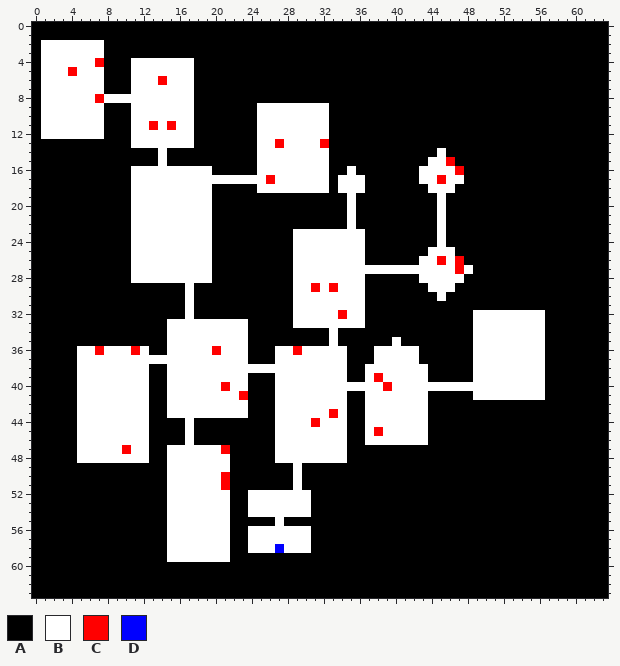
File history of a pixel-art sprite, Assets/DecoratedMap.png. The first picture shows the starting point.
The file is 64x64 pixels.
Palette (. is transparent): A #000000  B #ffffff  C #ff0000  D #0000ff
Pixels before (only the part around the change), first column x 0:
 0 AAAAAAAAAAAAAAAAAAAAAAAAAAAAAAAAAAAAAAAAAAAAAAAAAAAAAAAAAAAAAA
 1 AAAAAAAAAAAAAAAAAAAAAAAAAAAAAAAAAAAAAAAAAAAAAAAAAAAAAAAAAAAAAA
 2 ABBBBBBBAAAAAAAAAAAAAAAAAAAAAAAAAAAAAAAAAAAAAAAAAAAAAAAAAAAAAA
 3 ABBBBBBBAAAAAAAAAAAAAAAAAAAAAAAAAAAAAAAAAAAAAAAAAAAAAAAAAAAAAA
 4 ABBBBBBCAAABBBBBBBAAAAAAAAAAAAAAAAAAAAAAAAAAAAAAAAAAAAAAAAAAAA
 5 ABBBCBBBAAABBBBBBBAAAAAAAAAAAAAAAAAAAAAAAAAAAAAAAAAAAAAAAAAAAA
 6 ABBBBBBBAAABBBCBBBAAAAAAAAAAAAAAAAAAAAAAAAAAAAAAAAAAAAAAAAAAAA
 7 ABBBBBBBAAABBBBBBBAAAAAAAAAAAAAAAAAAAAAAAAAAAAAAAAAAAAAAAAAAAA
 8 ABBBBBBCBBBBBBBBBBAAAAAAAAAAAAAAAAAAAAAAAAAAAAAAAAAAAAAAAAAAAA
 9 ABBBBBBBAAABBBBBBBAAAAAAABBBBBBBBAAAAAAAAAAAAAAAAAAAAAAAAAAAAA
10 ABBBBBBBAAABBBBBBBAAAAAAABBBBBBBBAAAAAAAAAAAAAAAAAAAAAAAAAAAAA
11 ABBBBBBBAAABBCBCBBAAAAAAABBBBBBBBAAAAAAAAAAAAAAAAAAAAAAAAAAAAA
12 ABBBBBBBAAABBBBBBBAAAAAAABBBBBBBBAAAAAAAAAAAAAAAAAAAAAAAAAAAAA
13 AAAAAAAAAAABBBBBBBAAAAAAABBCBBBBCAAAAAAAAAAAAAAAAAAAAAAAAAAAAA
14 AAAAAAAAAAAAAABAAAAAAAAAABBBBBBBBAAAAAAAAAAAABAAAAAAAAAAAAAAAA
15 AAAAAAAAAAAAAABAAAAAAAAAABBBBBBBBAAAAAAAAAAABBCAAAAAAAAAAAAAAA
16 AAAAAAAAAAABBBBBBBBBAAAAABBBBBBBBAABAAAAAAABBBBCAAAAAAAAAAAAAA
17 AAAAAAAAAAABBBBBBBBBBBBBBBCBBBBBBABBBAAAAAABBCBBAAAAAAAAAAAAAA
18 AAAAAAAAAAABBBBBBBBBAAAAABBBBBBBBABBBAAAAAAABBBAAAAAAAAAAAAAAA
19 AAAAAAAAAAABBBBBBBBBAAAAAAAAAAAAAAABAAAAAAAAABAAAAAAAAAAAAAAAA
20 AAAAAAAAAAABBBBBBBBBAAAAAAAAAAAAAAABAAAAAAAAABAAAAAAAAAAAAAAAA
21 AAAAAAAAAAABBBBBBBBBAAAAAAAAAAAAAAABAAAAAAAAABAAAAAAAAAAAAAAAA
22 AAAAAAAAAAABBBBBBBBBAAAAAAAAAAAAAAABAAAAAAAAABAAAAAAAAAAAAAAAA
23 AAAAAAAAAAABBBBBBBBBAAAAAAAAABBBBBBBBAAAAAAAABAAAAAAAAAAAAAAAA
24 AAAAAAAAAAABBBBBBBBBAAAAAAAAABBBBBBBBAAAAAAAABAAAAAAAAAAAAAAAA
25 AAAAAAAAAAABBBBBBBBBAAAAAAAAABBBBBBBBAAAAAAABBBAAAAAAAAAAAAAAA
26 AAAAAAAAAAABBBBBBBBBAAAAAAAAABBBBBBBBAAAAAABBCBCAAAAAAAAAAAAAA
27 AAAAAAAAAAABBBBBBBBBAAAAAAAAABBBBBBBBBBBBBBBBBBCBAAAAAAAAAAAAA
28 AAAAAAAAAAABBBBBBBBBAAAAAAAAABBBBBBBBAAAAAABBBBBAAAAAAAAAAAAAA
29 AAAAAAAAAAAAAAAAABAAAAAAAAAAABBCBCBBBAAAAAAABBBAAAAAAAAAAAAAAA
30 AAAAAAAAAAAAAAAAABAAAAAAAAAAABBBBBBBBAAAAAAAABAAAAAAAAAAAAAAAA
31 AAAAAAAAAAAAAAAAABAAAAAAAAAAABBBBBBBBAAAAAAAAAAAAAAAAAAAAAAAAA
32 AAAAAAAAAAAAAAAAABAAAAAAAAAAABBBBBCBBAAAAAAAAAAAABBBBBBBBAAAAA
33 AAAAAAAAAAAAAAABBBBBBBBBAAAAABBBBBBBBAAAAAAAAAAAABBBBBBBBAAAAA
34 AAAAAAAAAAAAAAABBBBBBBBBAAAAAAAAABAAAAAAAAAAAAAAABBBBBBBBAAAAA
35 AAAAAAAAAAAAAAABBBBBBBBBAAAAAAAAABAAAAAABAAAAAAAABBBBBBBBAAAAA
36 AAAAABBCBBBCBAABBBBBCBBBAAABBCBBBBBAAABBBBBAAAAAABBBBBBBBAAAAA
37 AAAAABBBBBBBBBBBBBBBBBBBAAABBBBBBBBAAABBBBBAAAAAABBBBBBBBAAAAA
38 AAAAABBBBBBBBAABBBBBBBBBBBBBBBBBBBBAABBBBBBBAAAAABBBBBBBBAAAAA
39 AAAAABBBBBBBBAABBBBBBBBBAAABBBBBBBBAABCBBBBBAAAAABBBBBBBBAAAAA
40 AAAAABBBBBBBBAABBBBBBCBBAAABBBBBBBBBBBBCBBBBBBBBBBBBBBBBBAAAAA
41 AAAAABBBBBBBBAABBBBBBBBCAAABBBBBBBBAABBBBBBBAAAAABBBBBBBBAAAAA
42 AAAAABBBBBBBBAABBBBBBBBBAAABBBBBBBBAABBBBBBBAAAAAAAAAAAAAAAAAA
43 AAAAABBBBBBBBAABBBBBBBBBAAABBBBBBCBAABBBBBBBAAAAAAAAAAAAAAAAAA
44 AAAAABBBBBBBBAAAABAAAAAAAAABBBBCBBBAABBBBBBBAAAAAAAAAAAAAAAAAA
45 AAAAABBBBBBBBAAAABAAAAAAAAABBBBBBBBAABCBBBBBAAAAAAAAAAAAAAAAAA
46 AAAAABBBBBBBBAAAABAAAAAAAAABBBBBBBBAABBBBBBBAAAAAAAAAAAAAAAAAA
47 AAAAABBBBBCBBAABBBBBBCAAAAABBBBBBBBAAAAAAAAAAAAAAAAAAAAAAAAAAA
48 AAAAABBBBBBBBAABBBBBBBAAAAABBBBBBBBAAAAAAAAAAAAAAAAAAAAAAAAAAA
49 AAAAAAAAAAAAAAABBBBBBBAAAAAAABAAAAAAAAAAAAAAAAAAAAAAAAAAAAAAAA
50 AAAAAAAAAAAAAAABBBBBBCAAAAAAABAAAAAAAAAAAAAAAAAAAAAAAAAAAAAAAA
51 AAAAAAAAAAAAAAABBBBBBCAAAAAAABAAAAAAAAAAAAAAAAAAAAAAAAAAAAAAAA
52 AAAAAAAAAAAAAAABBBBBBBAABBBBBBBAAAAAAAAAAAAAAAAAAAAAAAAAAAAAAA
53 AAAAAAAAAAAAAAABBBBBBBAABBBBBBBAAAAAAAAAAAAAAAAAAAAAAAAAAAAAAA
54 AAAAAAAAAAAAAAABBBBBBBAABBBBBBBAAAAAAAAAAAAAAAAAAAAAAAAAAAAAAA
55 AAAAAAAAAAAAAAABBBBBBBAAAAABAAAAAAAAAAAAAAAAAAAAAAAAAAAAAAAAAA
56 AAAAAAAAAAAAAAABBBBBBBAABBBBBBBAAAAAAAAAAAAAAAAAAAAAAAAAAAAAAA
57 AAAAAAAAAAAAAAABBBBBBBAABBBBBBBAAAAAAAAAAAAAAAAAAAAAAAAAAAAAAA
58 AAAAAAAAAAAAAAABBBBBBBAABBBDBBBAAAAAAAAAAAAAAAAAAAAAAAAAAAAAAA
59 AAAAAAAAAAAAAAABBBBBBBAAAAAAAAAAAAAAAAAAAAAAAAAAAAAAAAAAAAAAAA
60 AAAAAAAAAAAAAAAAAAAAAAAAAAAAAAAAAAAAAAAAAAAAAAAAAAAAAAAAAAAAAA
61 AAAAAAAAAAAAAAAAAAAAAAAAAAAAAAAAAAAAAAAAAAAAAAAAAAAAAAAAAAAAAA
62 AAAAAAAAAAAAAAAAAAAAAAAAAAAAAAAAAAAAAAAAAAAAAAAAAAAAAAAAAAAAAA
63 AAAAAAAAAAAAAAAAAAAAAAAAAAAAAAAAAAAAAAAAAAAAAAAAAAAAAAAAAAAAAA
After:
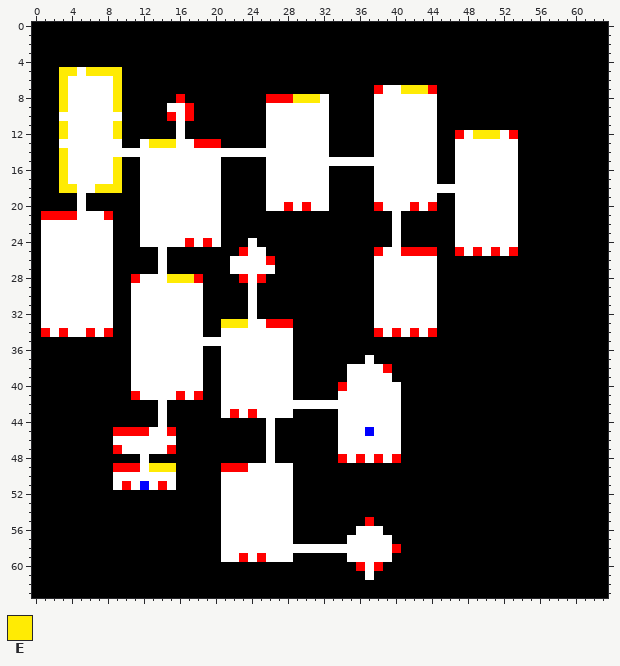
Colours new in this view: E #ffeb04
From old to new:
Changed rows in their new state; - is an unchanged pixel.
first column x 1:
 2 AAAAAAA-------------------------------------------------
 3 AAAAAAA-------------------------------------------------
 4 AAAAAAA---AAAAAAA---------------------------------------
 5 AAEE-EEEE-AAAAAAA---------------------------------------
 6 AAE----BE-AAAAAAA---------------------------------------
 7 AAE----BE-AAAAAAA--------------------CBBEEEC------------
 8 AAE---B-EAAAAAACA--------CCCEEEB-----BBBBBBB------------
 9 AAE----BE-AAAA--C-------A------------BBBBBBB------------
10 AA-----BB-AAAAC-C-------A------------BBBBBBB------------
11 AAE----BE-AAAAA-A-------A------------BBBBBBB------------
12 AAE----BE-AAAAA-A-------A------------BBBBBBB--CBEEEBC---
13 --BBBBBBB-A-EEE--CCC----A-B----B-----BBBBBBB--BBBBBBB---
14 --EBBBBBBBBBB-BBBBBBBBBB-------------BBBBBBBA-BBBBBBB---
15 --EBBBBBE--BB-BBBBBB----A-------BBBBBBBBBBB-AABBBBBBB---
16 --EBBBBBE-A--------B----A---------A--BBBBB--AABBBBBBB---
17 --EBBBBBE-A---------AAAAAB-------AAA-BBBBB--AA-BBBBBB---
18 --EEBBEEE-A--------B----A--------AAA-BBBBBB---BBBBBBB---
19 ----B-----A--------B-----BBBBBBB--A--BBBBBBBA-BBBBBBB---
20 ----B-----A--------B-----BBCBCBB--A--CBBBCBCA-BBBBBBB---
21 CCCCBBBC--A--------B--------------A----B----A-BBBBBBB---
22 BBBBBBBB--A--------B--------------A----B----A-BBBBBBB---
23 BBBBBBBB--A--------B--------AAAAAAAA---B----A-BBBBBBB---
24 BBBBBBBB--A-----C-CB---B----AAAAAAAA---B----A-BBBBBBB---
25 BBBBBBBB--AAA-AAAAA---CBB---AAAAAAAA-CBBCCCCAACBCBCBC---
26 BBBBBBBB--AAA-AAAAA--BBBBC--AAAAAAAA-BBBBB--AAA---------
27 BBBBBBBB--AAA-AAAAA--BBBBB--AAAAAAAAA-------AAAA--------
28 BBBBBBBB--C---EEECA---CBC---AAAAAAAA-BBBBB--AAA---------
29 BBBBBBBB--BBBBBB-B-----B----AAAAAAAA-BBBBBB-AA----------
30 BBBBBBBB--BBBBBB-B-----B----AAAAAAAA-BBBBBBBA-----------
31 BBBBBBBB--BBBBBB-B-----B----AAAAAAAA-BBBBBBB------------
32 BBBBBBBB--BBBBBB-B-----B----AAAAAAAA-BBBBBBB----AAAAAAAA
33 BBBBBBBB--BBBB----AAEEEBBCCCAAAAAAAA-BBBBBBB----AAAAAAAA
34 CBCBBCBC--BBBB----AA---BBBBB----A----CBCBCBC----AAAAAAAA
35 ----------BBBB---------BBBBB----A------A--------AAAAAAAA
36 ----AAAAAAB-BB----AA---BBB--AAAAAA---AAAAA------AAAAAAAA
37 ----AAAAAA--------AA---BBB--AAAAAA--BAAAAA------AAAAAAAA
38 ----AAAAAA--BB----AA--------AAAAAABB--CAAAA-----AAAAAAAA
39 ----AAAAAA--BB----AA---BBB--AAAAAABB-B-AAAA-----AAAAAAAA
40 ----AAAAAA--BB----AAB--BBB--AAAAAC----B-AAAAAAAAAAAAAAAA
41 ----AAAAAAC-BB-C-CAA--BBBB--AAAAA-BB----AAA-----AAAAAAAA
42 ----AAAAAAAA-BAAAAAA---BBB--------BB----AAA-------------
43 ----AAAAAAAA-BAAAAAA-C-CBB--AAAAA-BB----AAA-------------
44 ----AAAAAAAA-B--A--------BAAAAAAA-BB----AAA-------------
45 ----AAAACCCCBBC-A--------BAAAAAAA-BBDB--AAA-------------
46 ----AAAA----BBB-A--------BAAAAAAA-BB----AAA-------------
47 ----AAAACB--BBCAAAAAA----BAAAAAAA-BBBBBB----------------
48 ----AAAAAAA---AAAAAAA----BAAAAAAACBCBCBC----------------
49 --------CCCBEEEAAAAACCCBBBBBA---------------------------
50 --------BBBBBB-AAAAABBBBBBBBA---------------------------
51 --------BCBDBC-AAAAABBBBBBBBA---------------------------
52 --------------AAAAAA-BB-----AA--------------------------
53 --------------AAAAAA-BB-----AA--------------------------
54 --------------AAAAAA-BB-----AA--------------------------
55 --------------AAAAAA-BBBBB-B--------C-------------------
56 --------------AAAAAA-BB-----AA-----BBB------------------
57 --------------AAAAAA-BB-----AA----BBBBB-----------------
58 --------------AAAAAA-BB---B---BBBBBBBBBC----------------
59 --------------AAAAAA-BCBCBBB------BBBBB-----------------
60 -----------------------------------CBC------------------
61 ------------------------------------B-------------------
Where, in picture pixels (left, top, right, bottom), the same in both pictures:
changed: (41, 40, 545, 580)
